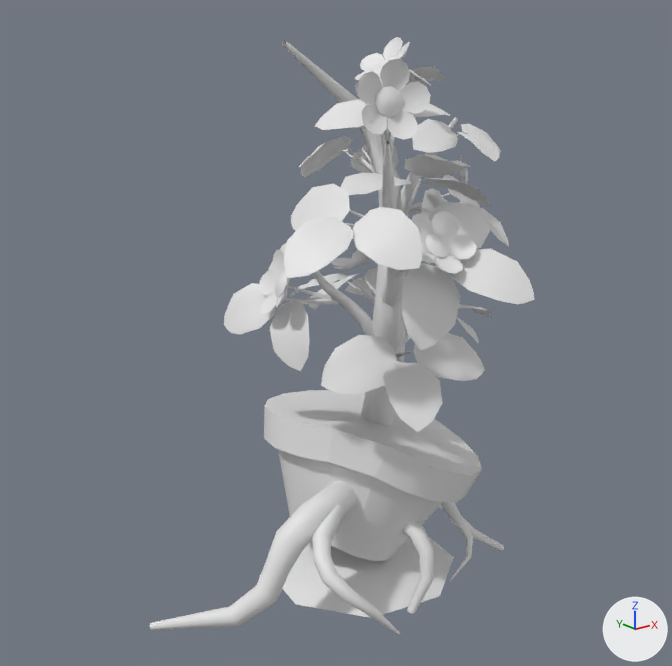
The FBX model Assets/Models/Visual/Plants/Counter_Ballberry.fbx, before and after one commit.
Rendered twice from a 50 mm lens placed at (-4.2, -4.95, 3.89), pointed at (0.0, 0.3, 1.78). The lights are fixed; the arrows at lower right show +X, +Y and +Z. The first picture is the older version. Materials are left out; every surface is plain grey. Where no turn or scale is listed for an object, it has been applied to the vertices.

Before the edit, the objects in view are built like this:
```python
me_counter_ballberry = bpy.data.meshes.new('counter_ballberry')
me_counter_ballberry.from_pydata(...)  # 2422 vertices, 1846 faces; spans x -1.69..1.21, y -1.58..0.8, z -0.1..3.91
# faces by material slot: [1356, 490]
me_counter_ballberry.materials.append(mat_plants)
me_counter_ballberry.materials.append(mat_ingredients)
me_counter_ballberry_decale = bpy.data.meshes.new('counter_ballberry_decale')
me_counter_ballberry_decale.from_pydata(...)  # 136 vertices, 143 faces; spans x -0.68..0.85, y -0.85..0.78, z 0.12..1.35
me_counter_ballberry_decale.materials.append(mat_decale)
ob_counter_ballberry = bpy.data.objects.new('Counter_Ballberry', me_counter_ballberry)
ob_counter_ballberry.location = (0.0, 0.0, 0.0)
ob_counter_ballberry_decale = bpy.data.objects.new('Counter_Ballberry_Decale', me_counter_ballberry_decale)
ob_counter_ballberry_decale.location = (0.0, 0.0, 0.0)
```
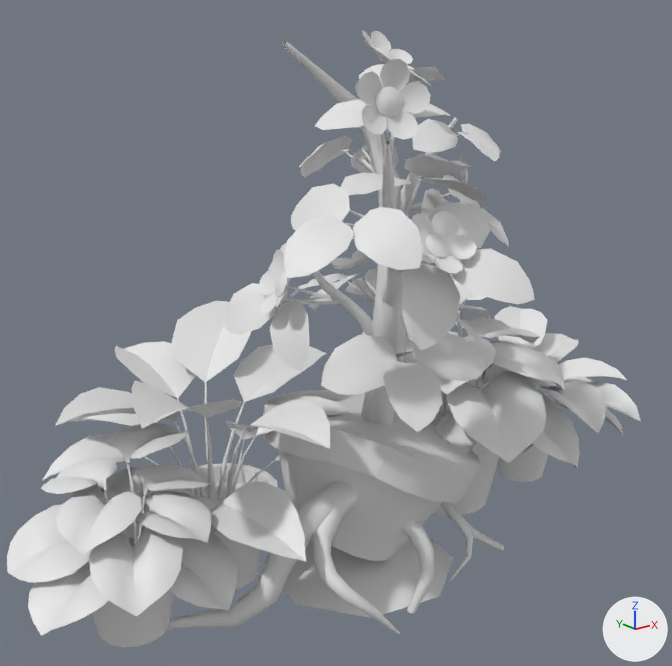
Changed parts and their boxes [x1, y1, x2, y2] in the pictures (672 x 666 px; the box of a moved part takes in the faces that stretch with it):
```json
{"object": "Counter_Ballberry", "change": "reshaped", "before": [150, 37, 535, 634], "after": [7, 30, 641, 647], "on screen": "65% wider"}
{"part": 1, "of": "me_counter_ballberry", "change": "added", "after": [7, 274, 641, 647]}
{"part": 2, "of": "me_counter_ballberry", "change": "moved or reshaped", "before": [355, 37, 409, 80], "after": [362, 30, 414, 70]}
```

The change, as JSON lines over the scene's bpy script:
```json
{"block": "me_counter_ballberry", "where": "# used by ob_counter_ballberry; location = (0.0, 0.0, 0.0)"}
{"op": "remove", "block": "me_counter_ballberry", "code": "me_counter_ballberry.from_pydata(...)  # 2422 vertices, 1846 faces; spans x -1.69..1.21, y -1.58..0.8, z -0.1..3.91"}
{"op": "add", "block": "me_counter_ballberry", "code": "me_counter_ballberry.from_pydata(...)  # 4947 vertices, 4033 faces; spans x -2.56..3.09, y -1.58..1.89, z -0.1..3.96"}
{"block": "me_counter_ballberry", "change": "me_counter_ballberry part 1: 2525 vertices added at x -2.56..3.09, y -0.88..1.89, z -0.01..1.97"}
{"block": "me_counter_ballberry", "change": "me_counter_ballberry part 2: 76 vertices moved from x -0.12..0.21, y -0.33..0.09, z 3.64..3.91 to x -0.13..0.28, y -0.35..0.0, z 3.7..3.96"}
```
